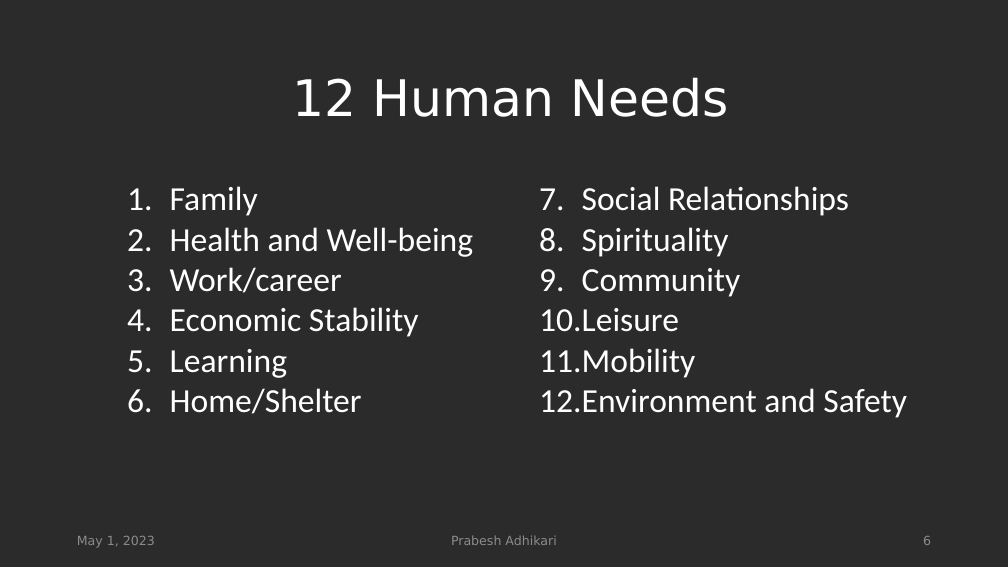
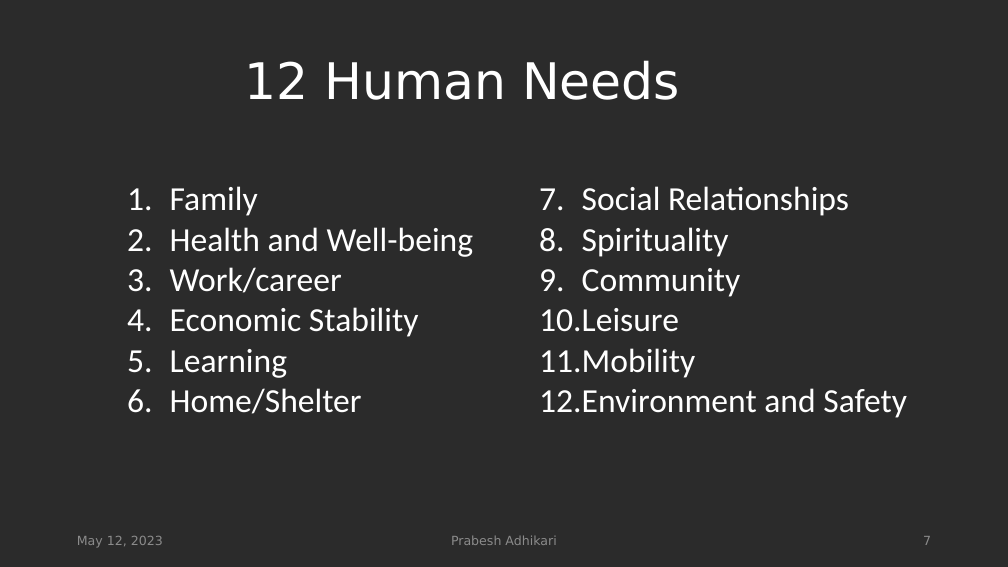
Before and after one commit to spaggiari65/present, a slide deck: slide 7 of WORK MOTIVATION.pptx (slide 6 before the commit). Drawn at 1008x567 pixels with LibreOffice and Linux fonts; fonts in the diff are those of the drawing; background and template pictures are left out; a plain dark background stands for a picture behind light text. Boxes give left, top, right and bottom in pixels: in the first picture for what was removed or moved away, otherwise in the second. Text is boxed around its words. In the diff, an @@ line names an element or a change of style, - is before the commit and + after.

```diff
--- a/WORK MOTIVATION.pptx
+++ b/WORK MOTIVATION.pptx
@@ title "12 Human Needs": place and size @@
-title "12 Human Needs" at bbox=[293, 77, 728, 117]
+title "12 Human Needs" at bbox=[245, 60, 680, 100]
@@ text at bbox=[77, 536, 163, 548]: text changed @@
-May 1, 2023
+May 12, 2023
@@ page number at bbox=[923, 536, 931, 545]: text changed @@
-6
+7
```
Also in this commit, not shown: 23 other slides changed, 4 slides added.
